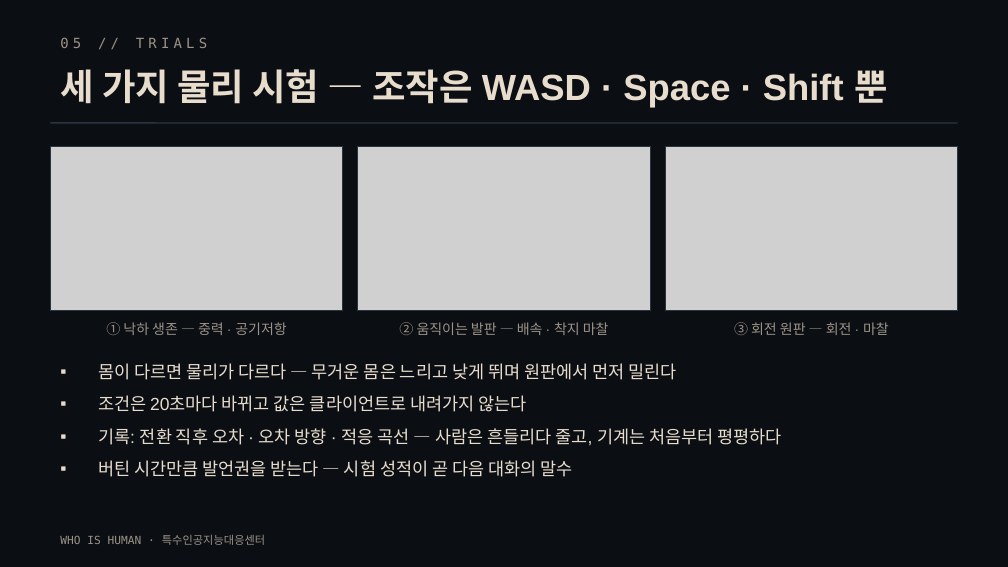
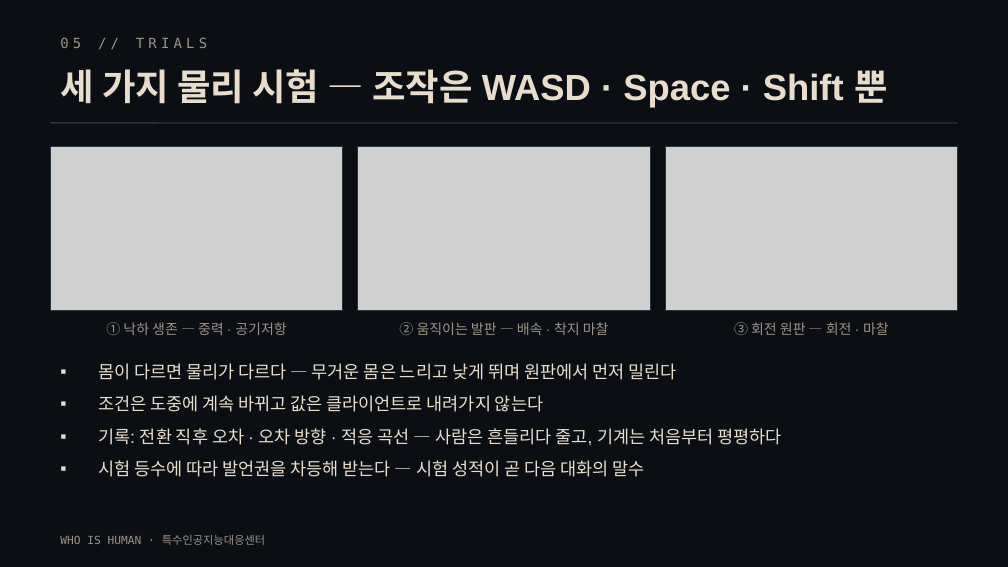
Before and after one commit to Lee-YuGyeong/NHNAI, a slide deck: slide 6 of docs/who-is-human-발표-10분.pptx. Drawn at 1008x567 pixels with LibreOffice and Linux fonts; fonts in the diff are those of the drawing; grey boxes stand for pictures. Boxes give left, top, right and bottom in pixels: in the first picture for what was removed or moved away, otherwise in the second. Text is boxed around its words. In the diff, an @@ line names an element or a change of style, - is before the commit and + after.

```diff
--- a/docs/who-is-human-발표-10분.pptx
+++ b/docs/who-is-human-발표-10분.pptx
@@ text at [98,395,543,412]: text changed @@
-▪ 조건은 20초마다 바뀌고 값은 클라이언트로 내려가지 않는다
+▪ 조건은 도중에 계속 바뀌고 값은 클라이언트로 내려가지 않는다
@@ text at [98,460,644,477]: text changed @@
-▪ 버틴 시간만큼 발언권을 받는다 — 시험 성적이 곧 다음 대화의 말수
+▪ 시험 등수에 따라 발언권을 차등해 받는다 — 시험 성적이 곧 다음 대화의 말수
```
Also in this commit, not shown: 3 other slides changed.
